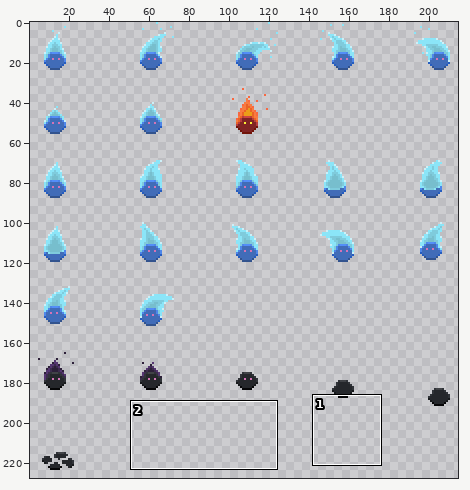
Pixel-art file: Assets/MyArts/Foguinho.ase. The picture above shows the old version from afar; the outline marks the close-up.
Close-up. As it was:
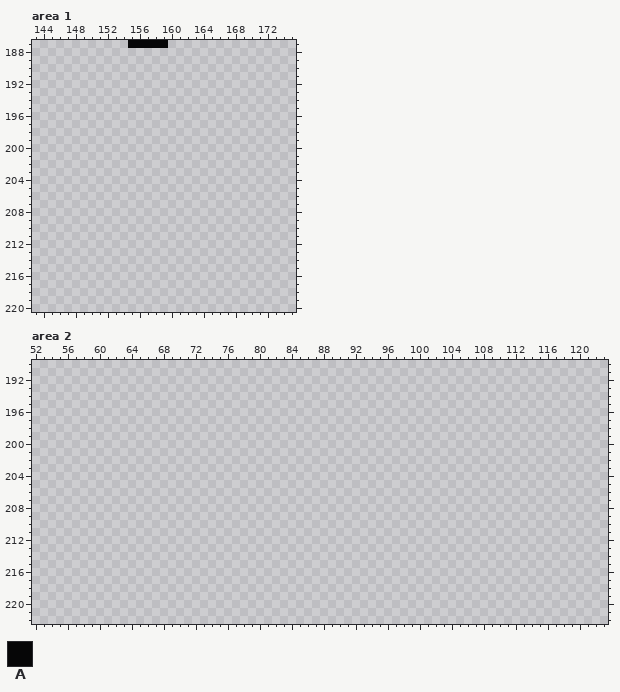
256x256 pixels, 1 frame. Colours within 5 levels of each other are drawn and written as one. Shown: area 1: x 143..175, y 187..220; area 2: x 52..123, y 190..222. The wide view leaves out empty margins.
Palette (. is transparent): A #060607
Pixels before, area 1, first column x 155:
187 AAAAA
Now the later version:
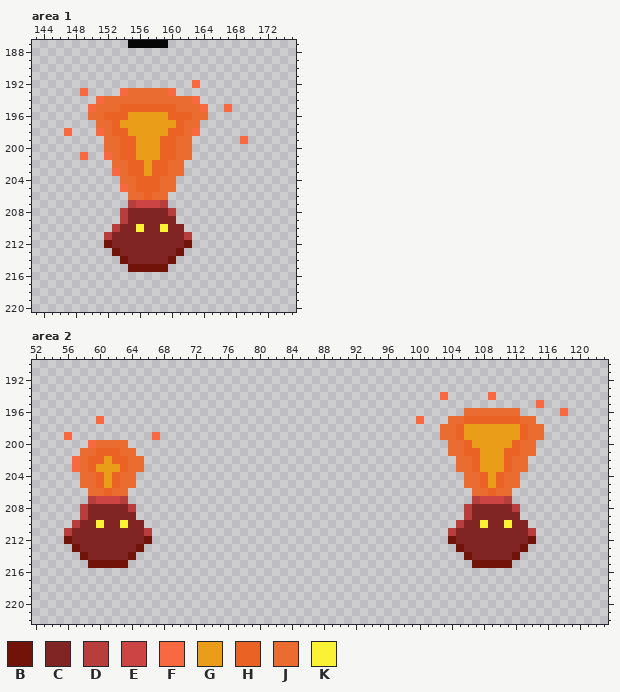
Colours new in this view: B #711308  C #802424  D #b83d3d  E #cd4444  F #f86841  G #ea9d19  H #ea6325  J #ea6c31  K #fbf236
From old to new:
Changed rows in their new state; - is an unchanged pixel.
Area 1, layer "Layer 2":
first column x 147:
192 ----------------F------
193 --F----FJJJJJF---------
194 ----FJJJJJJJJJJJF------
195 ---FJJJHHHHHHHJJJF--F--
196 ---JJHHHGGGGGHHHJJ-----
197 ----JJHGGGGGGGHJJ------
198 F---FJHHGGGGGHHJF------
199 -----JJHHGGGHHJJ------F
200 -----JJHHGGGHHJJ-------
201 --F--FJHHGGGHHJJ-------
202 ------JJHHGHHJJ--------
203 ------FJHHGHHJJ--------
204 -------JJHHHJJ---------
205 -------FJHHHJJ---------
206 --------JJHJJ----------
207 --------DEEED----------
208 -------DCCCCCD---------
209 -------DCCCCCC---------
210 ------DCCKCCKCC--------
211 -----DCCCCCCCCCD-------
212 -----BCCCCCCCCCB-------
213 ------BCCCCCCCB--------
214 -------BCCCCCB---------
215 --------BBBBB----------
Area 2, layer "Layer 2":
first column x 56:
194 -----------------------------------------------F-----F---------
195 -----------------------------------------------------------F---
196 --------------------------------------------------JJJJJJJ-----F
197 ----F---------------------------------------F---JJHHHHHHHJJ----
198 -----------------------------------------------JJHGGGGGGGHJJ---
199 F----------F-----------------------------------JJHGGGGGGGHJJ---
200 ---FJJJJ----------------------------------------JJHGGGGGHJJ----
201 --JJHHHJJ---------------------------------------JJHHGGGHHJJ----
202 -FJHHGHHJJ---------------------------------------JJHGGGHJJ-----
203 -FJHGGGHJJ---------------------------------------JJHGGGHJJ-----
204 --JJHGHJJ-----------------------------------------JJHGHJJ------
205 --JJHGHJJ-----------------------------------------JJHGHJJ------
206 ---JJHJJ-------------------------------------------JJHJJ-------
207 ---DEEED-------------------------------------------DEEED-------
208 --DCCCCCD-----------------------------------------DCCCCCD------
209 --DCCCCCC-----------------------------------------DCCCCCC------
210 -DCCKCCKCC---------------------------------------DCCKCCKCC-----
211 DCCCCCCCCCD-------------------------------------DCCCCCCCCCD----
212 BCCCCCCCCCB-------------------------------------BCCCCCCCCCB----
213 -BCCCCCCCB---------------------------------------BCCCCCCCB-----
214 --BCCCCCB-----------------------------------------BCCCCCB------
215 ---BBBBB-------------------------------------------BBBBB-------
Boxes around the changes in both close-ups, in picture pixels (x1, y1, x2, y2):
added: (64, 80, 248, 272)
added: (416, 392, 568, 568)
added: (64, 416, 160, 568)
